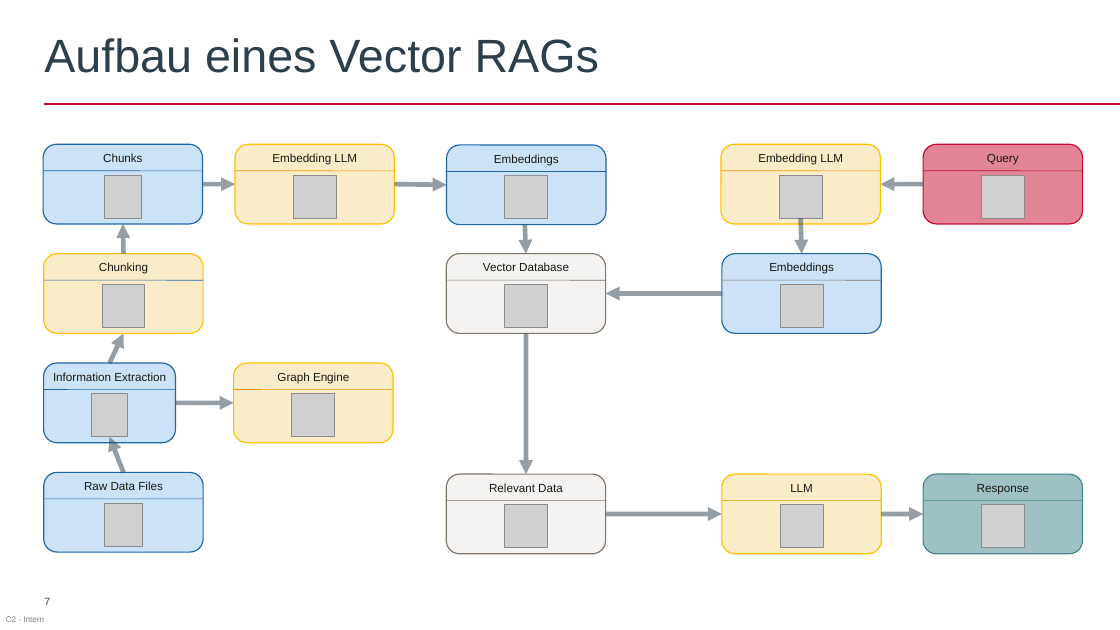
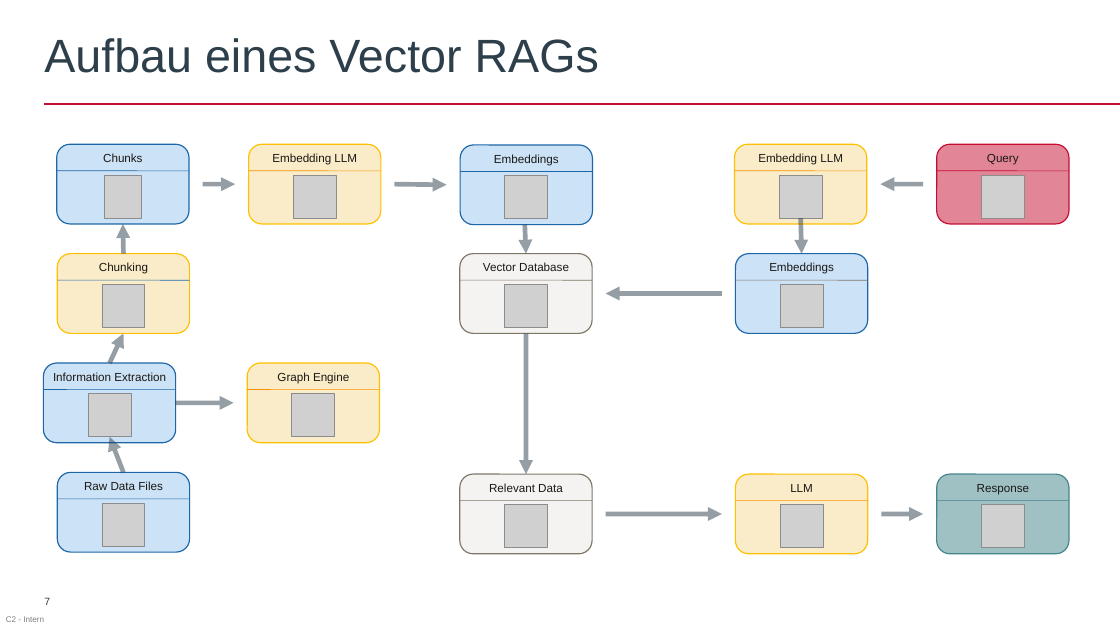
Before and after one commit to AkrosAG/RAG-Workshop, a slide deck: slide 7 of RAG_Workshop.pptx. Drawn at 1120x630 pixels with LibreOffice and Linux fonts; fonts in the diff are those of the drawing; grey boxes stand for pictures; background and template pictures are left out. Boxes give left, top, right and bottom in pixels: in the first picture for what was removed or moved away, otherwise in the second. Text is boxed around its words. In the diff, an @@ line names an element or a change of style, - is before the commit and + after.

```diff
--- a/RAG_Workshop.pptx
+++ b/RAG_Workshop.pptx
@@ rounded rectangle "Chunks" resized from (x1=43, y1=145, x2=202, y2=224) to (x1=57, y1=145, x2=189, y2=224) @@
@@ rounded rectangle "Embedding LLM" resized from (x1=235, y1=145, x2=395, y2=224) to (x1=249, y1=145, x2=381, y2=224) @@
@@ rounded rectangle "Embeddings" resized from (x1=447, y1=145, x2=607, y2=225) to (x1=460, y1=145, x2=592, y2=225) @@
@@ rounded rectangle "Embedding LLM" resized from (x1=721, y1=145, x2=881, y2=224) to (x1=734, y1=145, x2=866, y2=224) @@
@@ rounded rectangle "Query" resized from (x1=923, y1=145, x2=1083, y2=224) to (x1=937, y1=145, x2=1069, y2=224) @@
@@ line moved from (43, 171) - (202, 171) to (57, 171) - (189, 171) @@
@@ line moved from (235, 171) - (395, 171) to (249, 171) - (381, 171) @@
@@ line moved from (447, 171) - (606, 171) to (460, 171) - (592, 171) @@
@@ line moved from (721, 171) - (881, 171) to (734, 171) - (867, 171) @@
@@ line moved from (923, 171) - (1083, 171) to (937, 171) - (1070, 171) @@
@@ rounded rectangle "Chunking" resized from (x1=44, y1=254, x2=203, y2=334) to (x1=57, y1=254, x2=189, y2=334) @@
@@ rounded rectangle "Vector Database" resized from (x1=446, y1=254, x2=606, y2=334) to (x1=460, y1=254, x2=592, y2=334) @@
@@ rounded rectangle "Embeddings" resized from (x1=722, y1=254, x2=881, y2=334) to (x1=736, y1=254, x2=868, y2=334) @@
@@ line moved from (44, 281) - (203, 281) to (57, 281) - (190, 281) @@
@@ line moved from (446, 281) - (606, 281) to (460, 281) - (592, 281) @@
@@ line moved from (722, 281) - (881, 281) to (736, 281) - (868, 281) @@
@@ rounded rectangle "Graph Engine" resized from (x1=234, y1=363, x2=393, y2=443) to (x1=247, y1=363, x2=379, y2=443) @@
@@ picture resized from (x1=92, y1=394, x2=127, y2=437) to (x1=88, y1=394, x2=131, y2=437) @@
@@ line moved from (234, 390) - (393, 390) to (247, 390) - (380, 390) @@
@@ rounded rectangle "Raw Data Files" resized from (x1=44, y1=472, x2=203, y2=552) to (x1=57, y1=472, x2=189, y2=552) @@
@@ rounded rectangle "Relevant Data" resized from (x1=446, y1=474, x2=606, y2=554) to (x1=460, y1=474, x2=592, y2=554) @@
@@ rounded rectangle "LLM" resized from (x1=722, y1=474, x2=881, y2=554) to (x1=736, y1=474, x2=868, y2=554) @@
@@ rounded rectangle "Response" resized from (x1=923, y1=474, x2=1083, y2=554) to (x1=937, y1=474, x2=1069, y2=554) @@
@@ line moved from (44, 499) - (203, 499) to (57, 499) - (190, 499) @@
@@ line moved from (446, 501) - (606, 501) to (460, 501) - (592, 501) @@
@@ line moved from (722, 501) - (881, 501) to (736, 501) - (868, 501) @@
@@ line moved from (923, 501) - (1083, 501) to (937, 501) - (1070, 501) @@
```
